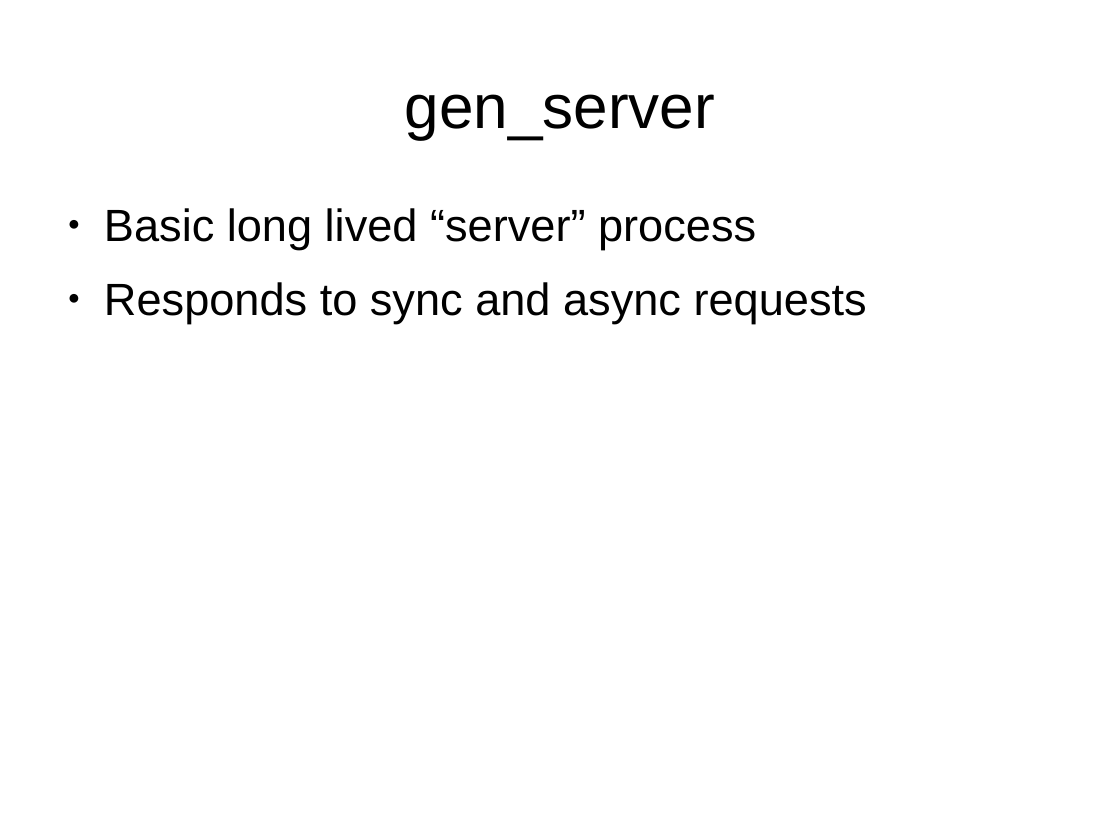
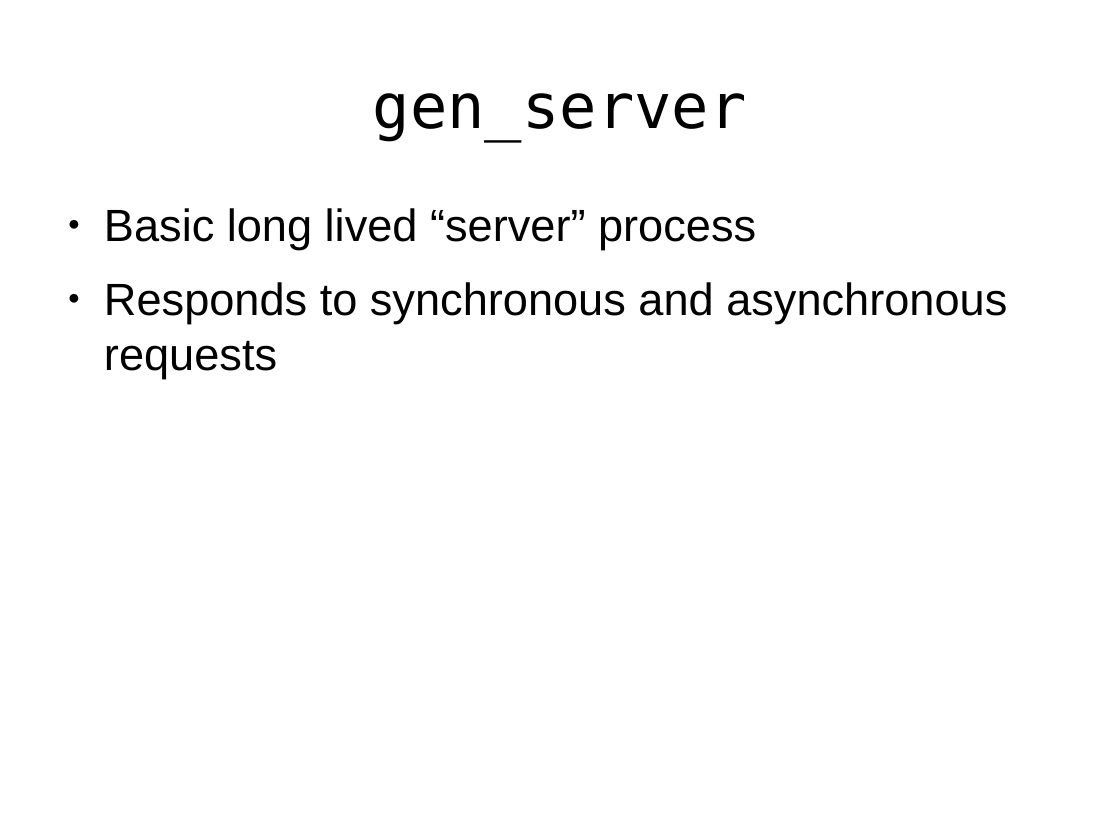
Before and after one commit to bernardd/OTPworkshop, a slide deck: slide 7 of Slides.odp. Drawn at 1120x840 pixels with LibreOffice and Linux fonts; fonts in the diff are those of the drawing. Boxes give left, top, right and bottom in pixels: in the first picture for what was removed or moved away, otherwise in the second. Text is boxed around its words. In the diff, an @@ line names an element or a change of style, - is before the commit and + after.

```diff
--- a/Slides.odp
+++ b/Slides.odp
@@ title "gen_server" at (373, 93, 747, 141): font Arial to DejaVu Sans Mono @@
@@ text at (104, 282, 1007, 378): text changed @@
-● Responds to sync and async requests
+● Responds to synchronous and asynchronous requests
```
Also in this commit, not shown: 6 other slides changed, 1 slide added, 1 slide removed, 7 other files.
